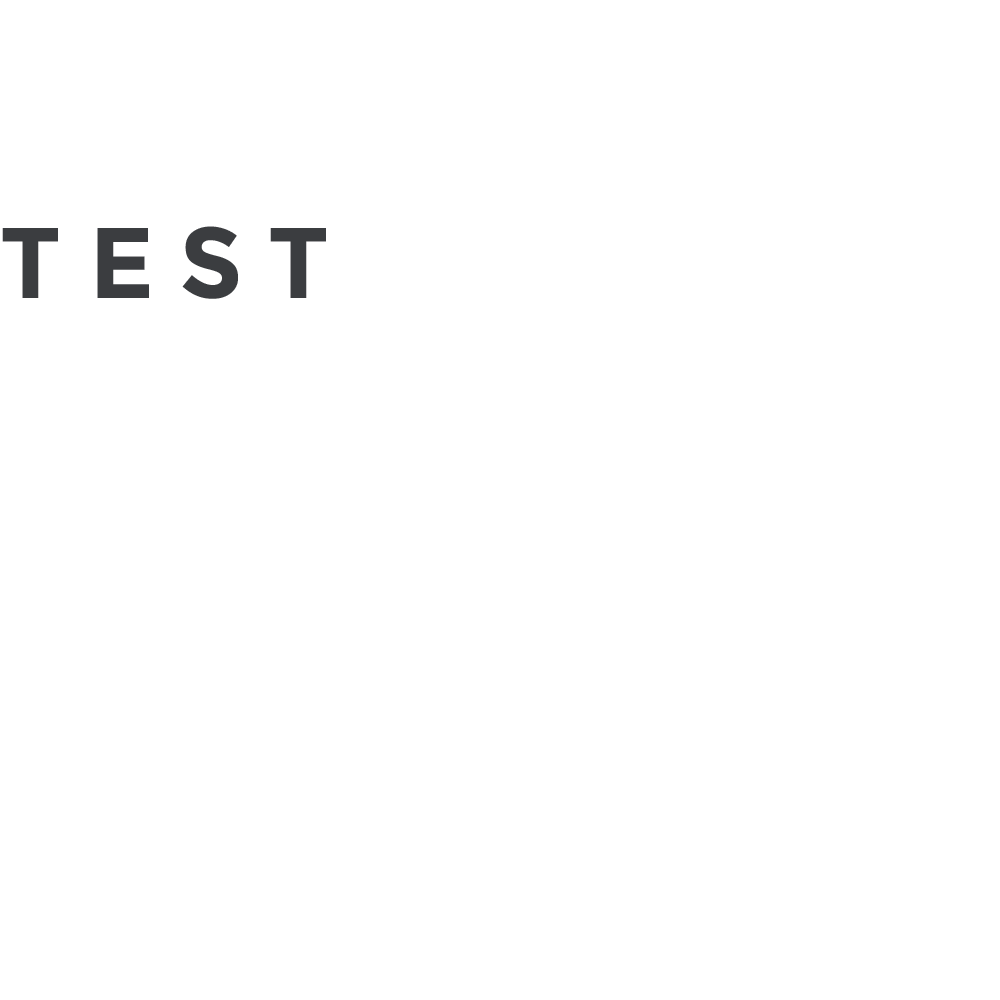
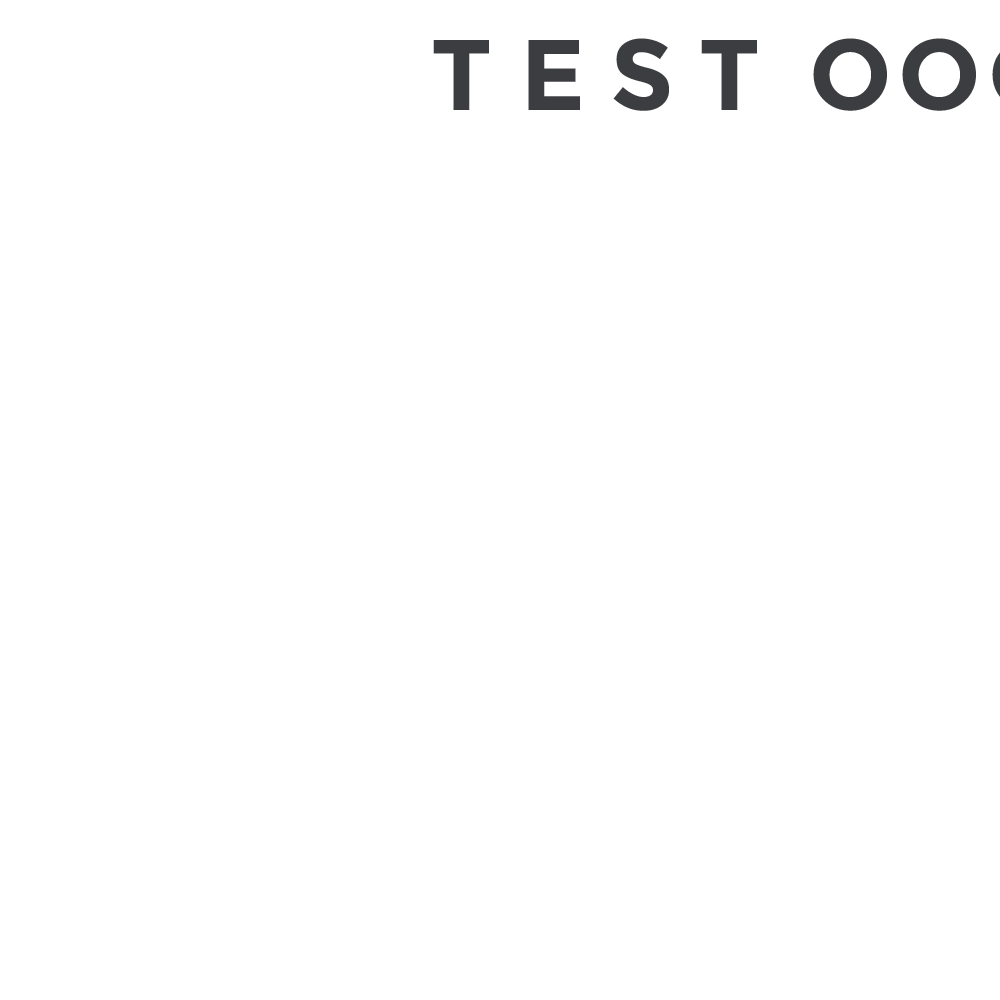
The second (1000, 1000) image is a revision of the first. Changes to its layers:
renamed "TEST" to "TEST OOOOO", painted on it over (x1=2, y1=38, x2=1000, y2=299)
